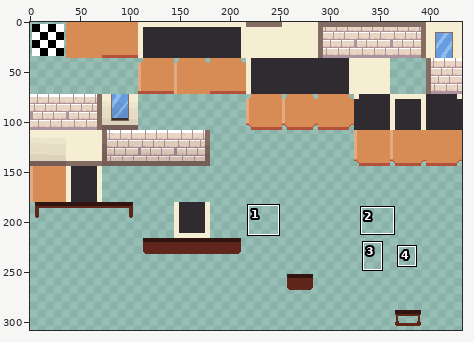
File history of a sprite sheet, src/tilesets/tsObjects/output_tileset.png. Above, an overview of the earlier version with the close-up marked.
Close-up. Before:
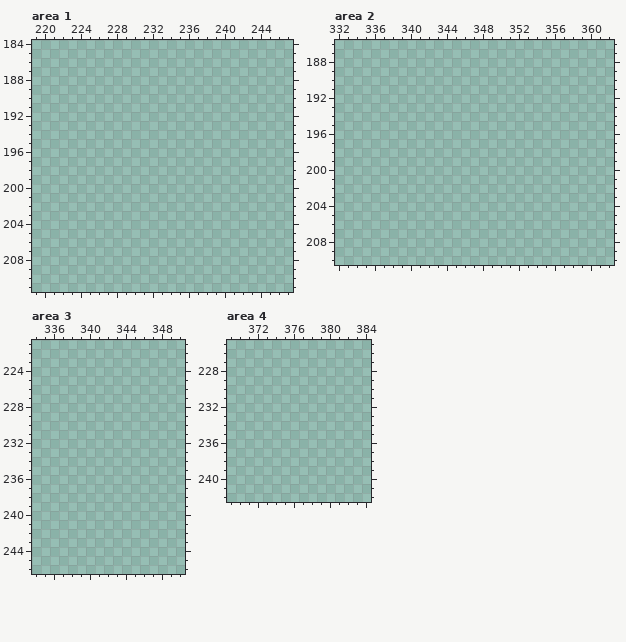
The file is 432x468 pixels. Colours within 5 levels of each other are drawn and written as one. Shown: area 1: x 219..247, y 184..211; area 2: x 332..362, y 186..210; area 3: x 334..350, y 221..246; area 4: x 369..384, y 225..242. The wide view leaves out empty margins. The commit also changed other parts of the picture, which this record leaves out.
After:
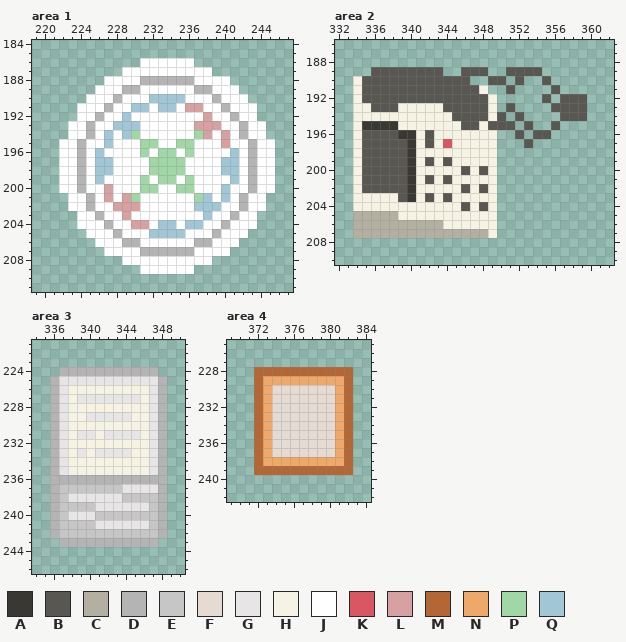
Palette (. is transparent): A #393833  B #585752  C #b4b0a1  D #b4b4b4  E #c6c6c6  F #e5dbd3  G #e8e5e6  H #f6f2e4  J #ffffff  K #d95763  L #d7a1a1  M #b46734  N #eda86a  P #a1d7a7  Q #a1c7d7
Diff:
Changed rows in their new state; - is an unchanged pixel.
Area 1:
first column x 222:
186 ---------JJJJJJ---------
187 -------JJJJJJJJJJ-------
188 -----JJJJDDDDDDJJJJ-----
189 ----JJJDDJJJJJJDDJJJ----
190 ---JJJDJJJQQQQJJJDJJJ---
191 --JJJDJJQQJQQJLLJJDJJJ--
192 --JJDJJQJJJJJJJJLJJDJJ--
193 -JJDJJQQQJJJJJJLLLJJDJJ-
194 -JJDJQJQPJJJJJJPLJLJDJJ-
195 JJDJJQJJJPPJJPPJJJLJJDJJ
196 JJDJQJJJJPJPPJPJJJJQJDJJ
197 JJDJQQJJJJPPPPJJJJQQJDJJ
198 JJDJQQJJJJPPPPJJJJQQJDJJ
199 JJDJQJJJJPJPPJPJJJJQJDJJ
200 JJDJJLJJJPPJJPPJJJQJJDJJ
201 -JJDJLJLPJJJJJJPQJQJDJJ-
202 -JJDJJLLLJJJJJJQQQJJDJJ-
203 --JJDJJLJJJJJJJJQJJDJJ--
204 --JJJDJJLLJQQJQQJJDJJJ--
205 ---JJJDJJJQQQQJJJDJJJ---
206 ----JJJDDJJJJJJDDJJJ----
207 -----JJJJDDDDDDJJJJ-----
208 -------JJJJJJJJJJ-------
209 ---------JJJJJJ---------
Area 2:
first column x 334:
189 --BBBBBBBB--BBB--BBBB-----
190 HBBBBBBBBBBBB--BB-B--B----
191 HBBBBBBBBBBBBBH--B----B---
192 HBBBBBBBBBBBBBBH-----B-BBB
193 HHBBBHHHHHBBBBBH-B----BBBB
194 HHHHHHHHHHHBBBBHB-B----BBB
195 HAAAAHHHHHHHBBHBBB-B--B---
196 HBBBBAAHBHHHHHHH--B-BB----
197 HBBBBBAHBHKHHHHH---B------
198 HBBBBBAHHHHHHHHH----------
199 HBBBBBAHBHBHHHHH----------
200 HBBBBBAHHHHHBHBH----------
201 HBBBBBAHBHBHHHHH----------
202 HBBBBBAHHHHHBHBH----------
203 HHHHHBAHBHBHHHHH----------
204 HHHHHHHHHHHHBHBH----------
205 CCCCCHHHHHHHHHHH----------
206 CCCCCCCCCCHHHHHH----------
207 CCCCCCCCCCCCCCCH----------
Area 3:
first column x 336:
224 -DDDDDDDDDDD-
225 DGGGGGGGGGGGD
226 DGHHHHHHHHHGD
227 DGHGGGGGGGHGD
228 DGHHHHHHHHHGD
229 DGHHGGGGGHHGD
230 DGHHHHHHHHHGD
231 DGHGGHGGGGHGD
232 DGHHHHHHHHHGD
233 DGHGHGGGGHHGD
234 DGHHHHHHHHHGD
235 DGHHHHHHHHHGD
236 DDDDDDDDDDDDD
237 DEEEEEEEGGGGD
238 DEGGGGGGEEEED
239 DEEEEGGGGGGED
240 DEGGGEEEEEEED
241 DEEEEGGGGGGED
242 DEEEEEEEEEEED
243 -DDDDDDDDDDD-
Area 4:
first column x 372:
228 MMMMMMMMMMM
229 MNNNNNNNNNM
230 MNFFFFFFFNM
231 MNFFFFFFFNM
232 MNFFFFFFFNM
233 MNFFFFFFFNM
234 MNFFFFFFFNM
235 MNFFFFFFFNM
236 MNFFFFFFFNM
237 MNFFFFFFFNM
238 MNNNNNNNNNM
239 MMMMMMMMMMM
Changed places in both close-ups, as pixel boxes (x1, y1, x2, y2):
added: (59, 58, 275, 274)
added: (353, 67, 587, 238)
added: (50, 367, 167, 547)
added: (254, 367, 353, 475)
